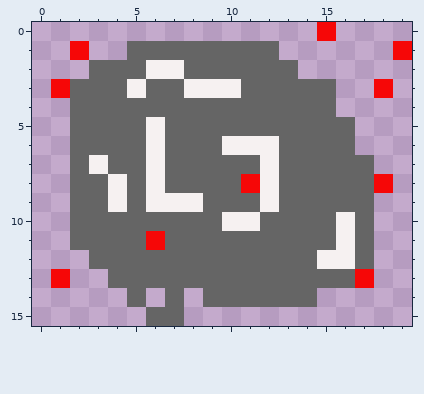
A pixel-art sprite gets an edit: images/ship_exp_11.png. That is the earlier state.
The file is 100x80 pixels, drawn in blocks of 5x5; one block is one cell here.
The same view after the edit:
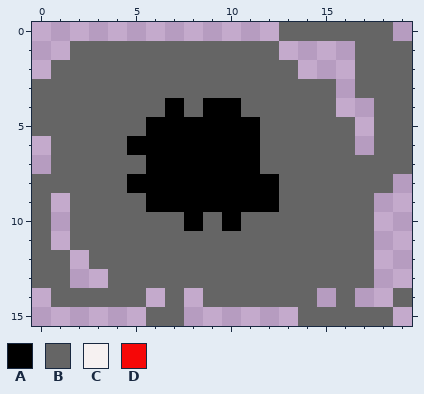
Palette (. is transparent): A #000000  B #656565  C #f6f1f1  D #f60707
The exact change:
Colour A replaces colour B in row 4 at x 7 and 9 to 10; in row 5 at x 7 to 11; in row 6 at x 5 and 7 to 9; in row 7 at x 7 to 11; in row 8 at x 5 and 7 to 10; in row 9 at x 9 to 11.
Colour A replaces colour B in row 10 at x 8.
Colour A replaces colour C in row 5 at x 6; in row 6 at x 6 and 10 to 11; in row 7 at x 6; in row 8 at x 6 and 12; in row 9 at x 6 to 8 and 12; in row 10 at x 10.
Colour A replaces colour D in row 8 at x 11.
Colour B is added in row 0 at x 13 to 14 and 16 to 18; in row 1 at x 3 to 4 and 17 to 18; in row 2 at x 1 to 2 and 17 to 19; in row 3 at x 0, 17 and 19; in rows 4 to 5 at x 0 to 1 and 18 to 19; in rows 6 to 7 at x 1 and 18 to 19.
Colour B is added in row 8 at x 0 to 1; in rows 9 to 11 at x 0; in row 12 at x 0 to 1; in row 13 at x 0; in row 14 at x 1 to 4, 16 and 19; in row 15 at x 14 to 18.
Colour B replaces colour C in row 2 at x 6 to 7; in row 3 at x 5 and 8 to 10; in row 6 at x 12; in row 7 at x 3 and 12; in rows 8 to 9 at x 4; in row 10 at x 11 and 16.
Colour B replaces colour C in row 11 at x 16; in row 12 at x 15 to 16.
Colour B replaces colour D in row 0 at x 15; in row 1 at x 2 and 19; in row 3 at x 1 and 18; in row 8 at x 18; in row 11 at x 6; in row 13 at x 1 and 17.
Changed places in both pictures, as pixel boxes (x1, y1, x2, y2):
changed: (32, 22, 412, 326)
